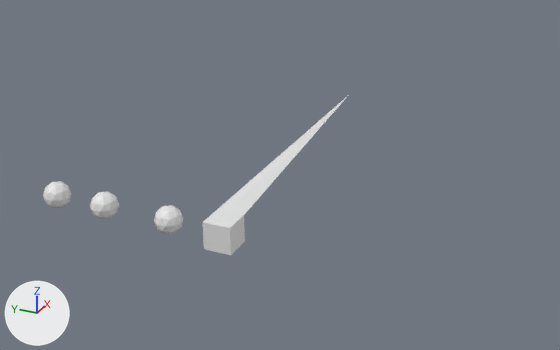
One commit to the Blender file TL.blend: the scene before it, then after it.
Camera for both pictures: a 50 mm camera at (-39.4, -21.7, 24.6) aimed at (9.1, 0.1, 0.3). Every picture has the same lights, and +X, +Y and +Z are marked at lower left. The older version comes first.

Objects in the first picture: 'Cube', 'ICO球', 'ICO球.002', 'ICO球.003'.
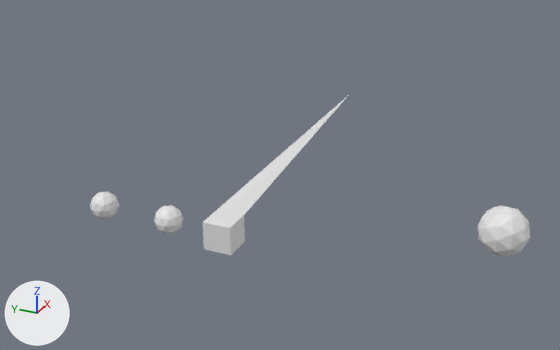
The change in detail:
Object 'ICO球.003' (ob_ico球_003) moves from (0.0, 13.58, 0.0) to (-2.72, -17.81, 5.41).
Object 'ICO球.003' (ob_ico球_003) is rescaled from (1.0, 1.0, 1.0) to (1.35, 1.35, 1.35).

Location of each change, (x1, y1, x2, y2) in pixels of the pictures (560 x 350 px):
'ICO球.003', moved, rescaled (77% wider, 89% taller): before (43, 181, 72, 208); after (478, 205, 530, 257)
